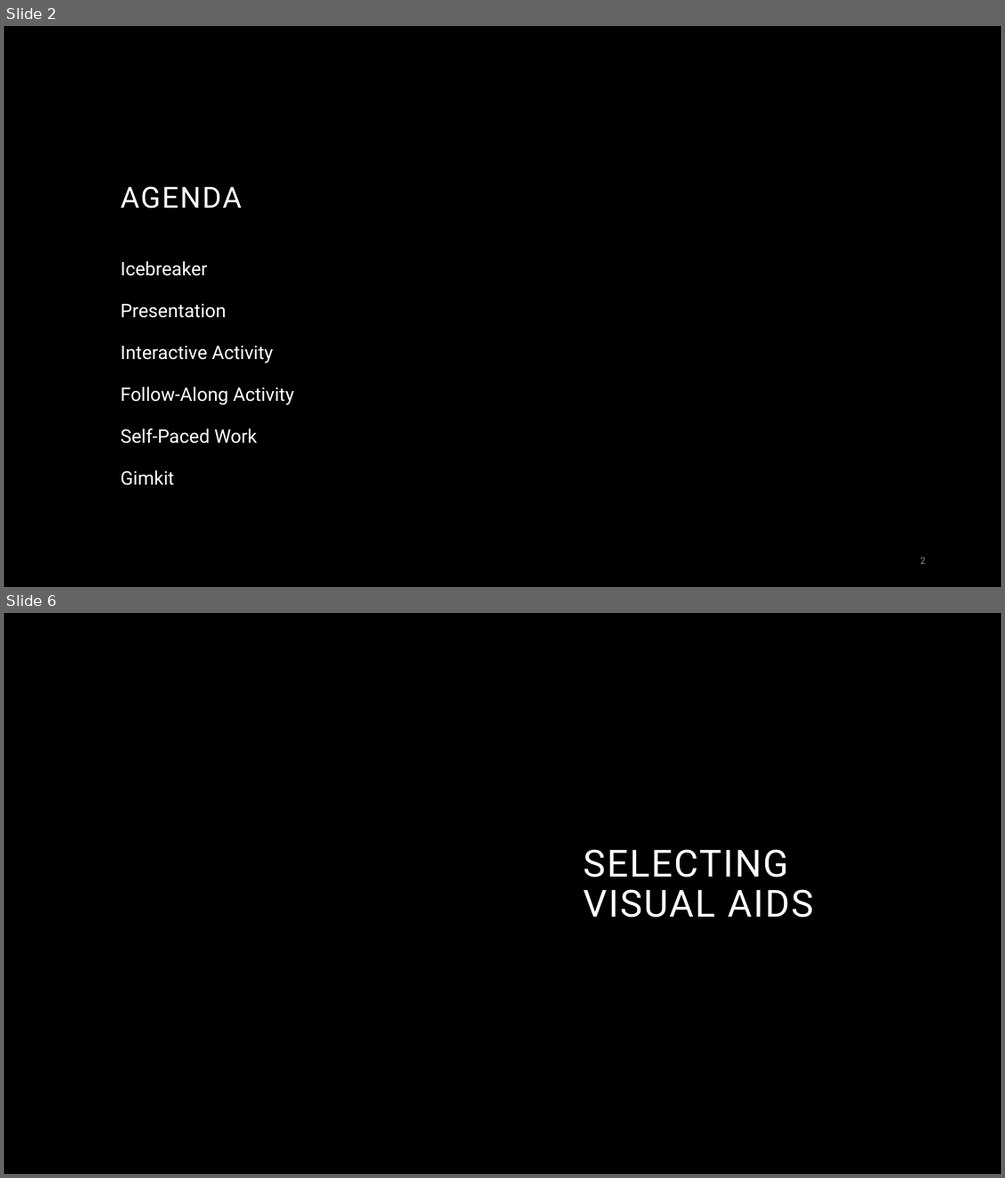
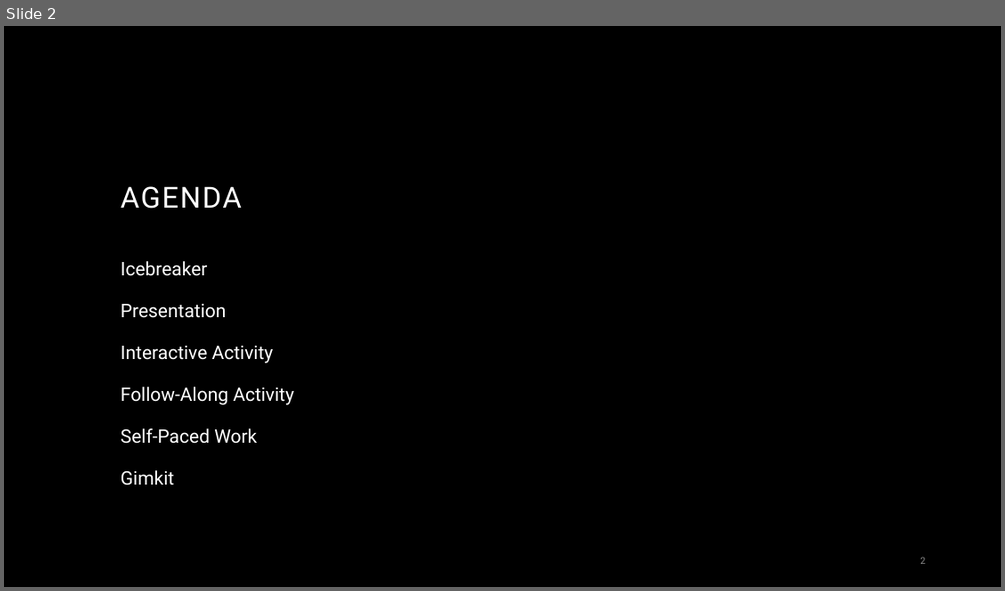
Before and after one commit to hytechcamps/databases, a slide deck: Databases.pptx. Shown one above the other, each under a label of ours: slides 2 and 6 before the commit, slide 2 after it; the slides between them are not shown. The pictures are 1005x1178 and 1005x591 pixels, drawn with LibreOffice and Linux fonts; fonts in the diff are those of the drawing; background and template pictures are left out. Boxes give left, top, right and bottom in pixels: in the first picture for what was removed or moved away, otherwise in the second. Text is boxed around its words. In the diff, an @@ line names an element or a change of style, - is before the commit and + after.

```diff
--- a/Databases.pptx
+++ b/Databases.pptx
@@ slide 6 removed at box(4, 613, 1001, 1174), background #000000 @@
@@ title removed at box(583, 849, 813, 917) @@
-SELECTING VISUAL AIDS
```
Also in this commit, not shown: 2 slides changed, 10 slides added, 8 other slides removed, 33 other files.
